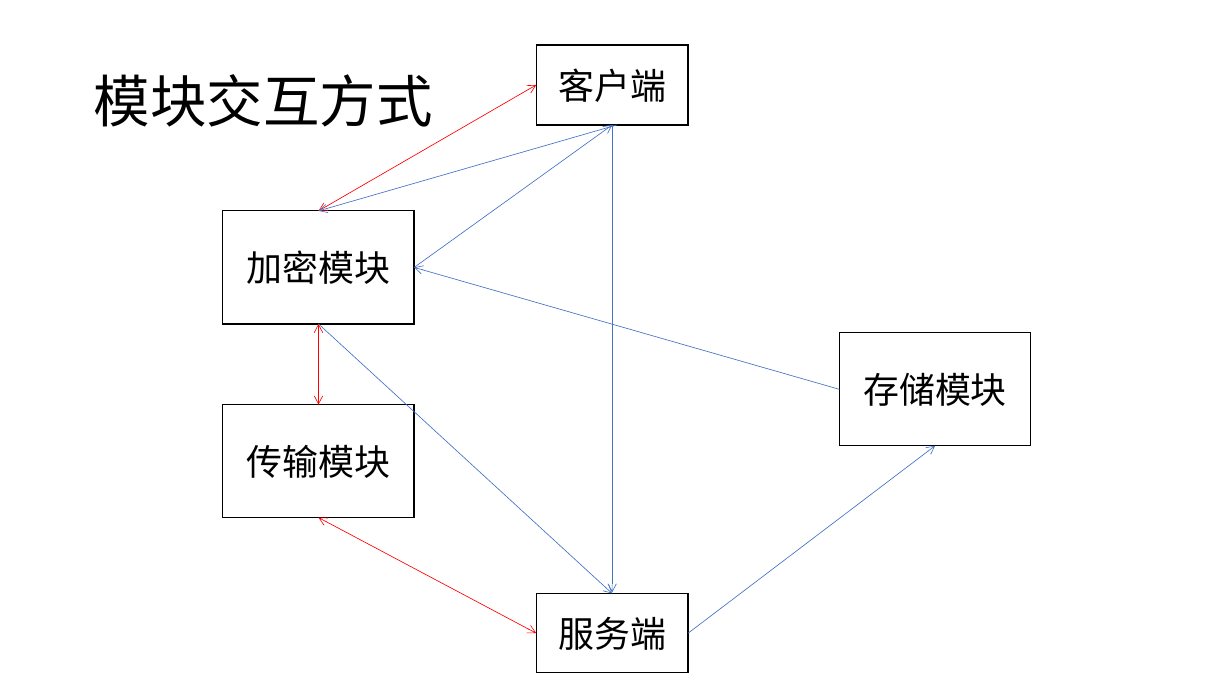
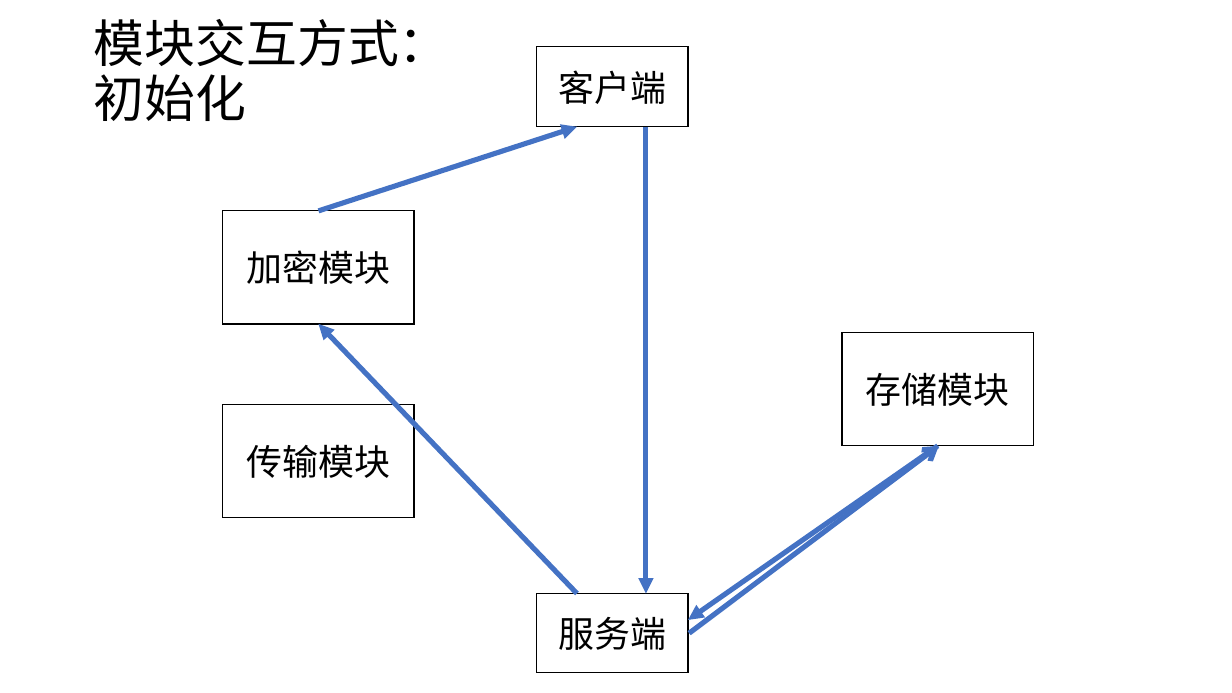
Before and after one commit to royalvald/MediumTest, a slide deck: slide 6 of 基于加密搜索的可靠在线文件管理系统.pptx. Drawn at 1232x693 pixels with LibreOffice and Linux fonts; fonts in the diff are those of the drawing. Boxes give left, top, right and bottom in pixels: in the first picture for what was removed or moved away, otherwise in the second. Text is boxed around its words. In the diff, an @@ line names an element or a change of style, - is before the commit and + after.

Commit message:
new changes

```diff
--- a/基于加密搜索的可靠在线文件管理系统.pptx
+++ b/基于加密搜索的可靠在线文件管理系统.pptx
@@ title at [94,19,450,121]: text changed; size 44 to 39.6 pt @@
-模块交互方式
+模块交互方式：
+初始化
@@ double arrow removed from (536, 85) to (319, 211) @@
@@ arrow moved from (616, 125) - (319, 211) to (319, 211) - (577, 127) @@
@@ arrow (319, 211) - (577, 127): stroke #4472C4 0.5 pt to #4472C4 4 pt; arrowheads changed @@
@@ arrow removed from (414, 267) to (613, 125) @@
@@ arrow removed from (613, 125) to (613, 125) @@
@@ arrow moved from (613, 125) - (613, 592) to (646, 127) - (646, 593) @@
@@ arrow (646, 127) - (646, 593): stroke #4472C4 0.5 pt to #4472C4 4 pt; arrowheads changed @@
@@ arrow removed from (839, 389) to (414, 267) @@
@@ arrow moved from (319, 324) - (613, 593) to (577, 593) - (319, 324) @@
@@ arrow (577, 593) - (319, 324): stroke #4472C4 0.5 pt to #4472C4 4 pt; arrowheads changed @@
@@ double arrow removed from (319, 324) to (319, 405) @@
@@ arrow moved from (689, 633) - (935, 446) to (689, 633) - (939, 446) @@
@@ arrow (689, 633) - (939, 446): stroke #4472C4 0.5 pt to #4472C4 4 pt @@
@@ arrow added from (938, 446) to (689, 620), #4472C4 4 pt @@
@@ double arrow removed from (319, 518) to (536, 633) @@
```
Also in this commit, not shown: 4 slides added.
